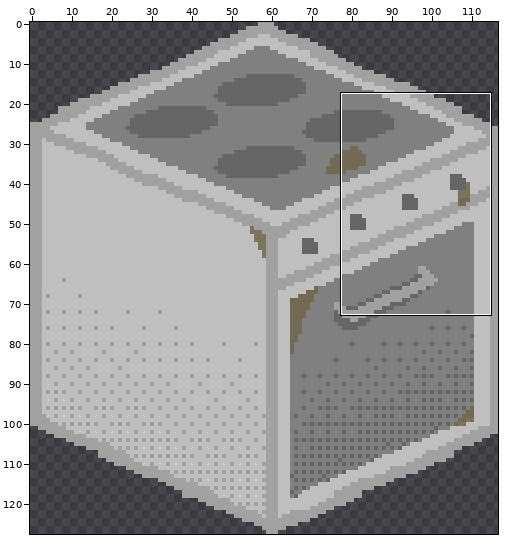
Two versions of one pixel-art file, assets/furniture/oven_bad.aseprite. The first picture is a wide view before the edit; the outline marks the close-up.
Close-up. Before:
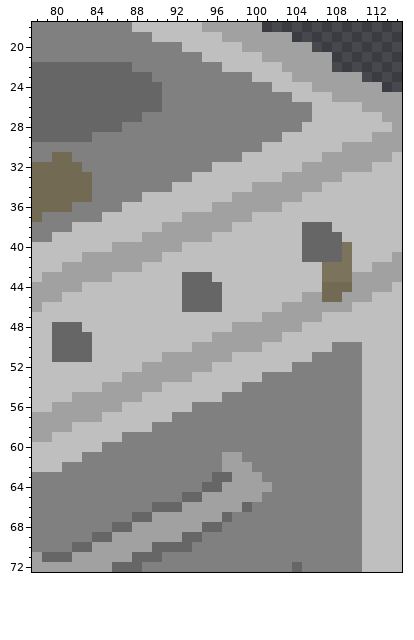
128x128 pixels, 1 frame. Colours within 5 levels of each other are drawn and written as one. Shown: x 78..114, y 18..72. The old version is drawn lined up with the new one, on the new canvas.
The result:
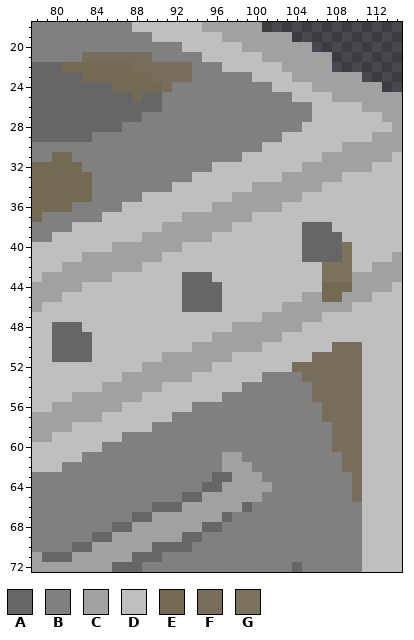
Palette (. is transparent): A #666666  B #808080  C #a1a1a1  D #bfbfbf  E #736a54  F #766e5a  G #7c735d
The exact change:
canvas 128x128 -> 117x128 (the part of the old canvas that was cut away was empty and is not shown)
@@ x 79..95 @@
 20 BBBBBBBBBBBBBBDDD
-21 BBBBBBBBBBBBBBBBD
-22 AAAAAAAAABBBBBBBB
-23 AAAAAAAAAAABBBBBB
-24 AAAAAAAAAAAABBBBB
-25 AAAAAAAAAAAABBBBB
+21 BBBBFFFFFFFBBBBBD
+22 AAEEEEEEEFFFFFFBB
+23 AAAAEEEEEEEFFFFBB
+24 AAAAAAAEEEEEFBBBB
+25 AAAAAAAAAEAABBBBB
 26 AAAAAAAAAAAABBBBB
@@ x 102..112 @@
 49 CDDDDDDDDDD
-50 DDDDDDBBBDD
-51 DDDDBBBBBDD
-52 DDBBBBBBBDD
-53 BBBBBBBBBDD
-54 BBBBBBBBBDD
-55 BBBBBBBBBDD
-56 BBBBBBBBBDD
-57 BBBBBBBBBDD
-58 BBBBBBBBBDD
-59 BBBBBBBBBDD
-60 BBBBBBBBBDD
-61 BBBBBBBBBDD
-62 BBBBBBBBBDD
-63 BBBBBBBBBDD
-64 BBBBBBBBBDD
-65 BBBBBBBBBDD
+50 DDDDDDFFFDD
+51 DDDDFFFFFDD
+52 DDFFFFFFFDD
+53 BBBFFFFFFDD
+54 BBBBFFFFFDD
+55 BBBBFFFFFDD
+56 BBBBBFFFFDD
+57 BBBBBFFFFDD
+58 BBBBBBFFFDD
+59 BBBBBBFFFDD
+60 BBBBBBFFFDD
+61 BBBBBBBFFDD
+62 BBBBBBBFFDD
+63 BBBBBBBBFDD
+64 BBBBBBBBFDD
+65 BBBBBBBBFDD
 66 BBBBBBBBBDD
Where, in picture pixels (left, top, right, bottom), the same in both close-ups:
changed: (62, 52, 192, 102)
changed: (292, 342, 362, 502)
